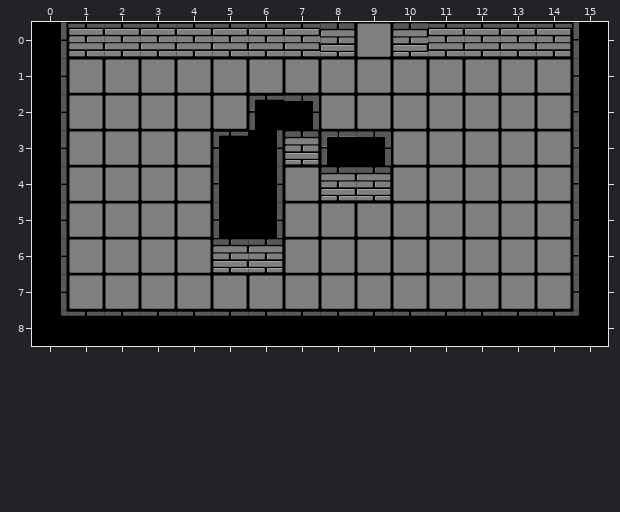
An edit to a level. Tiled map, data/Tiled/room1.tmx. That is the earlier state.
Cells are 80x80 px. Shown: x 0..15, y 0..8. Tiles whose own drawing changed are shown in their newer look in all pictures.
Once edited:
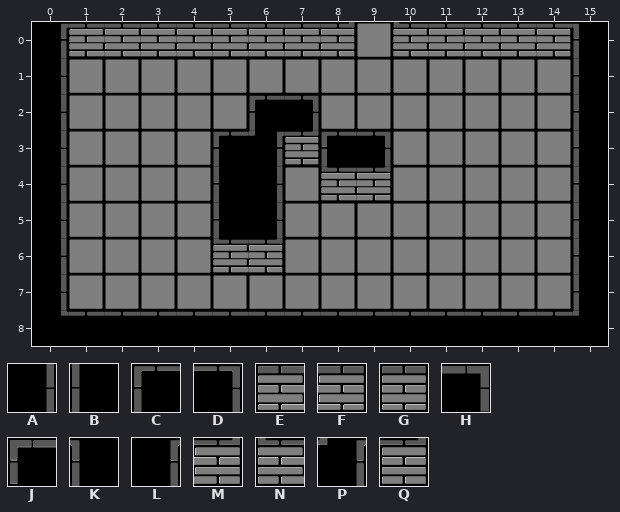
Key: from "trial_tileset": A 8 "wall", B 9 "wall", C 17 "wall", D 18 "wall", E 20 "wall", F 21 "wall", G 22 "wall", H 23 "wall", J 24 "wall", K 28 "wall", L 29 "wall", M 31 "wall", N 32 "wall", P 33 "wall", Q 34 "wall".
_ is an empty cell.
Difference:
{"where": "layer \"tile layer\""}
{"y":0,"x":0,"old":"A","new":"L"}
{"y":0,"x":8,"old":"F","new":"M"}
{"y":0,"x":10,"old":"E","new":"N"}
{"y":0,"x":15,"old":"B","new":"K"}
{"y":2,"x":7,"old":"H","new":"D"}
{"y":3,"x":6,"old":"AGJH","new":"PQCD"}
{"y":4,"x":8,"old":"EF","new":"NM"}
{"y":6,"x":5,"old":"EF","new":"NM"}
{"label":"changed","picture_box":[61,22,68,42]}
{"label":"changed","picture_box":[320,22,355,53]}
{"label":"changed","picture_box":[393,22,428,53]}
{"label":"changed","picture_box":[572,22,579,41]}
{"label":"changed","picture_box":[248,95,391,197]}
{"label":"changed","picture_box":[213,238,283,269]}
